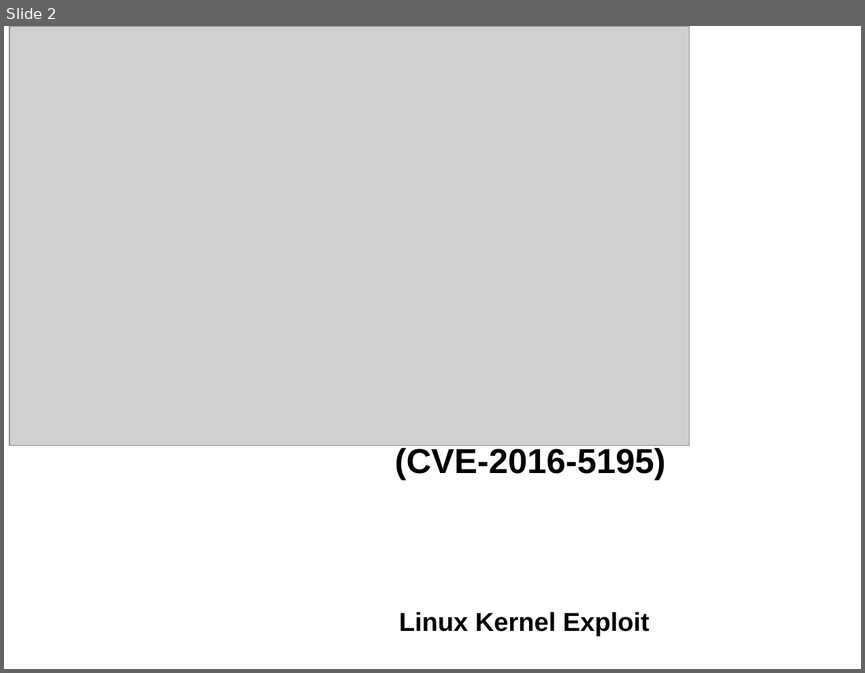
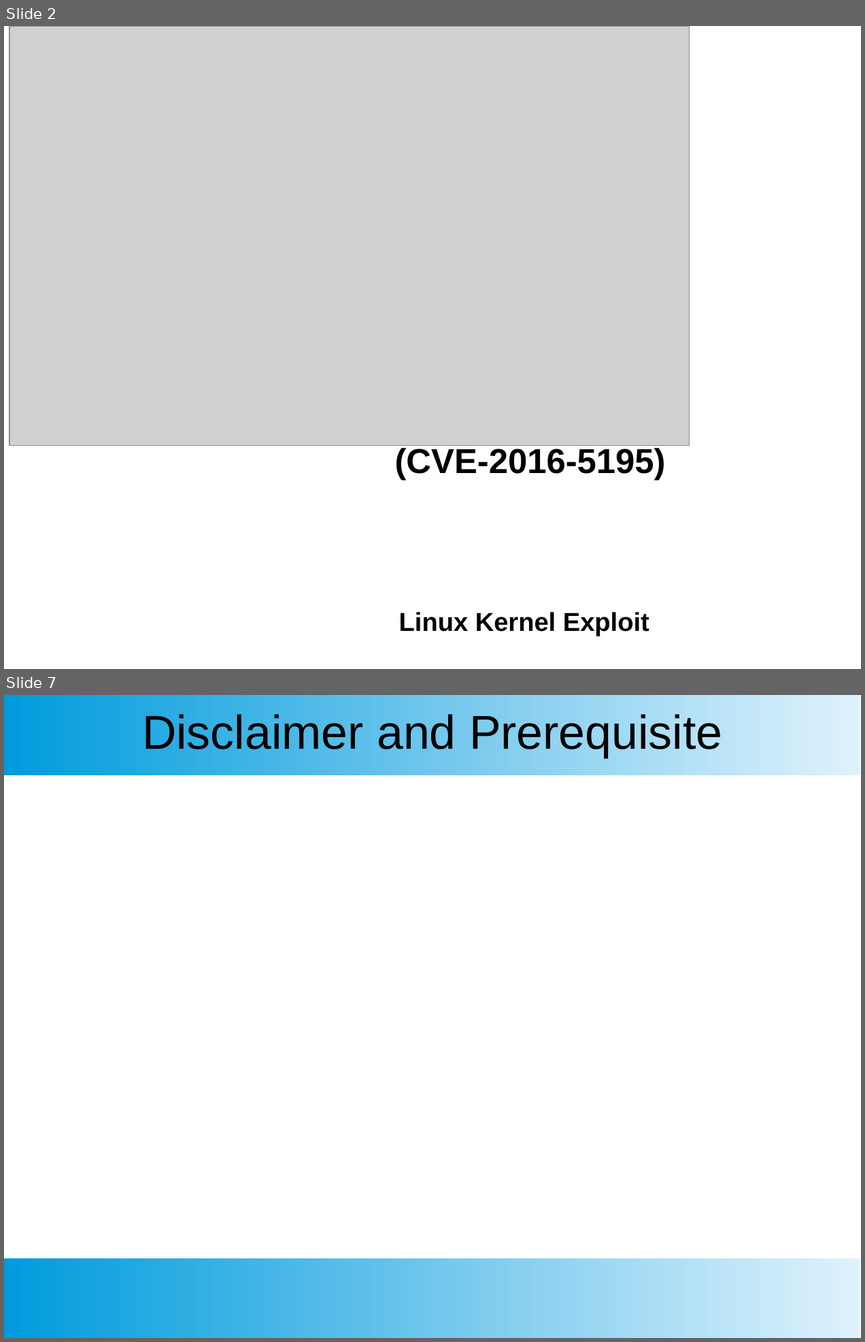
Before and after one commit to SubhajitCode/Seminar, a slide deck: Seminar 02/Seminar 2.pptx. Shown one above the other, each under a label of ours: slide 2 before the commit, slides 2 and 7 after it; the slides between them are not shown. The pictures are 865x673 and 865x1342 pixels, drawn with LibreOffice and Linux fonts; fonts in the diff are those of the drawing; grey boxes stand for pictures; background and template pictures are left out. Boxes give left, top, right and bottom in pixels: in the first picture for what was removed or moved away, otherwise in the second. Text is boxed around its words. In the diff, an @@ line names an element or a change of style, - is before the commit and + after.

```diff
--- a/Seminar 02/Seminar 2.pptx
+++ b/Seminar 02/Seminar 2.pptx
@@ slide 7 added at (4, 695, 861, 1338), background #FFFFFF @@
@@ rectangle added at (4, 695, 861, 775), fill gradient #DFF2FC to #009BDD @@
@@ text added at (142, 711, 722, 758), 44 pt, text #000000 @@
+Disclaimer and Prerequisite
@@ rectangle added at (4, 1258, 861, 1338), fill gradient #DFF2FC to #009BDD @@
```
Also in this commit, not shown: 5 slides changed, 20 other slides added, 16 other files.
